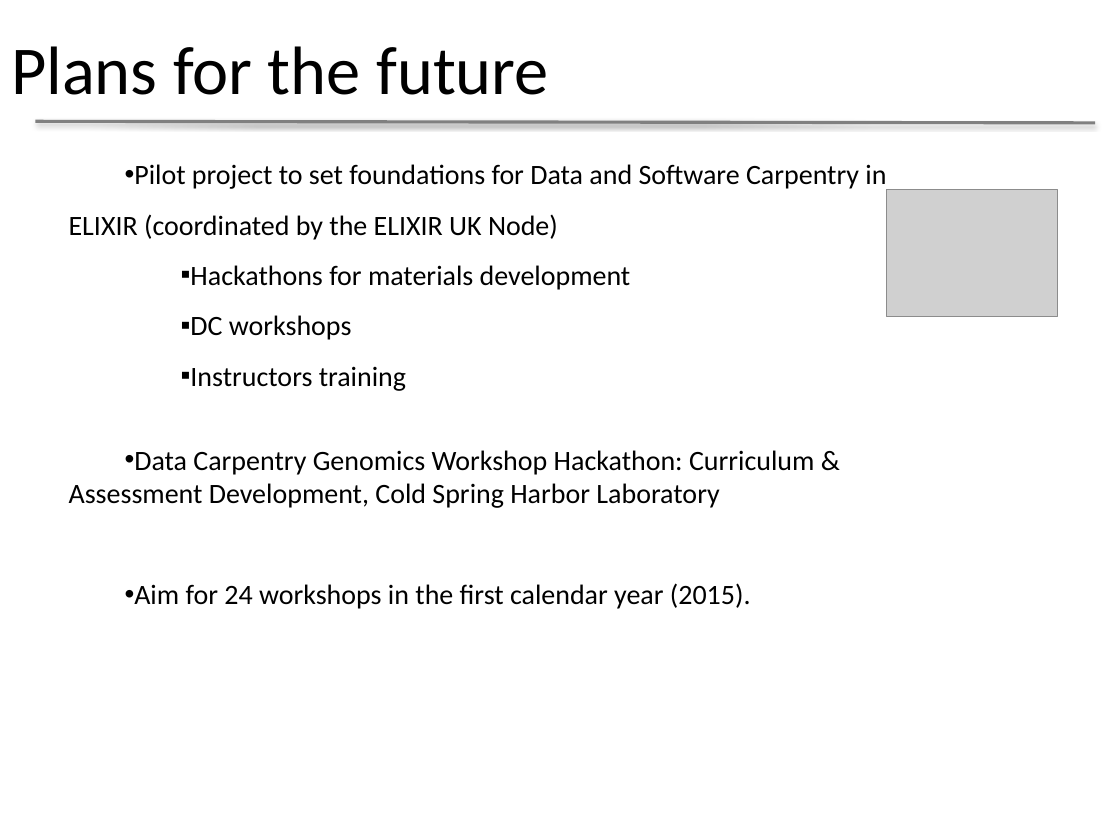
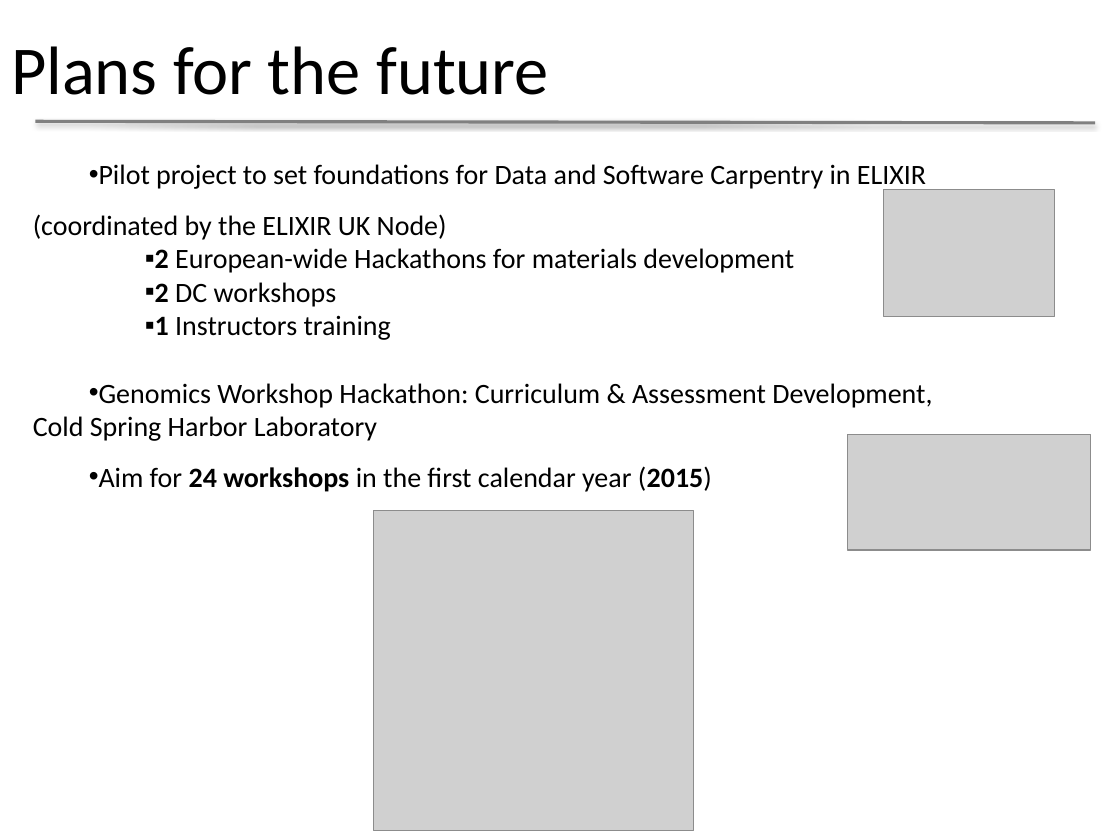
Before and after one commit to datacarpentry/presentations, a slide deck: slide 8 of IDCC2015_Data_Carpentry.pptx. Drawn at 1120x840 pixels with LibreOffice and Linux fonts; fonts in the diff are those of the drawing; grey boxes stand for pictures; background and template pictures are left out. Boxes give left, top, right and bottom in pixels: in the first picture for what was removed or moved away, otherwise in the second. Text is boxed around its words. In the diff, an @@ line names an element or a change of style, - is before the commit and + after.

Commit message:
updated slides

```diff
--- a/IDCC2015_Data_Carpentry.pptx
+++ b/IDCC2015_Data_Carpentry.pptx
@@ text "Pilot project to set foundations ...": place and size @@
-text "Pilot project to set foundations ..." at <box>69,164,886,609</box>
+text "Pilot project to set foundations ..." at <box>33,164,932,492</box>
@@ text at <box>33,248,932,492</box>: text changed @@
-  ▪ Hackathons for materials development
-  ▪ DC workshops
-  ▪ Instructors training
-• Data Carpentry Genomics Workshop Hackathon: Curriculum & Assessment Development, Cold Spring Harbor Laboratory
-• Aim for 24 workshops in the first calendar year (2015).
+  ▪ 2 European-wide Hackathons for materials development
+  ▪ 2 DC workshops
+  ▪ 1 Instructors training
+• Genomics Workshop Hackathon: Curriculum & Assessment Development, Cold Spring Harbor Laboratory
+• Aim for 24 workshops in the first calendar year (2015)
@@ picture added at <box>848,435,1092,550</box> @@
@@ picture added at <box>373,511,693,831</box> @@
```
Also in this commit, not shown: 2 other slides changed.
